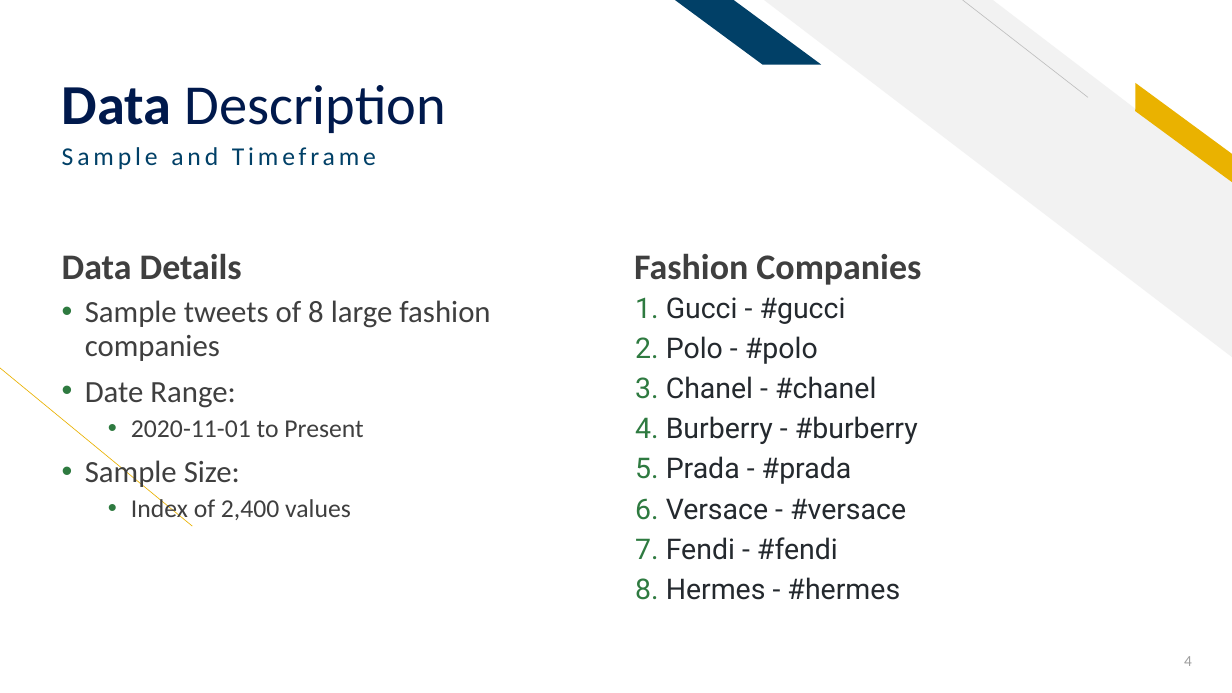
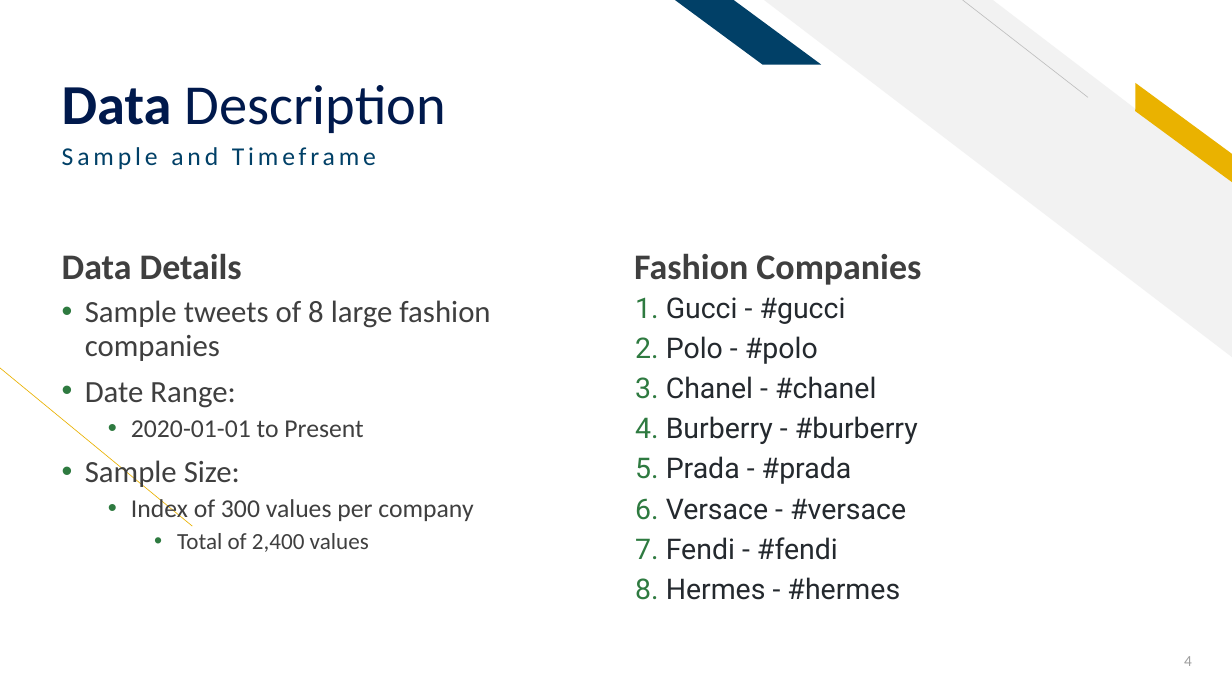
Before and after one commit to sethrpaniagua/Twitter-Sentament-Analysis, a slide deck: slide 4 of ML Group Project_Sentiment Analysis of Twitter Data.pptx. Drawn at 1232x693 pixels with LibreOffice and Linux fonts; fonts in the diff are those of the drawing. Boxes give left, top, right and bottom in pixels: in the first picture for what was removed or moved away, otherwise in the second. Text is boxed around its words. In the diff, an @@ line names an element or a change of style, - is before the commit and + after.

```diff
--- a/ML Group Project_Sentiment Analysis of Twitter Data.pptx
+++ b/ML Group Project_Sentiment Analysis of Twitter Data.pptx
@@ text at <box>131,420,363,437</box>: text changed @@
-  • 2020-11-01 to Present
+  • 2020-01-01 to Present
@@ text at <box>131,496,473,552</box>: text changed @@
-  • Index of 2,400 values
+  • Index of 300 values per company
+    • Total of 2,400 values
```
Also in this commit, not shown: 1 other slide changed.
